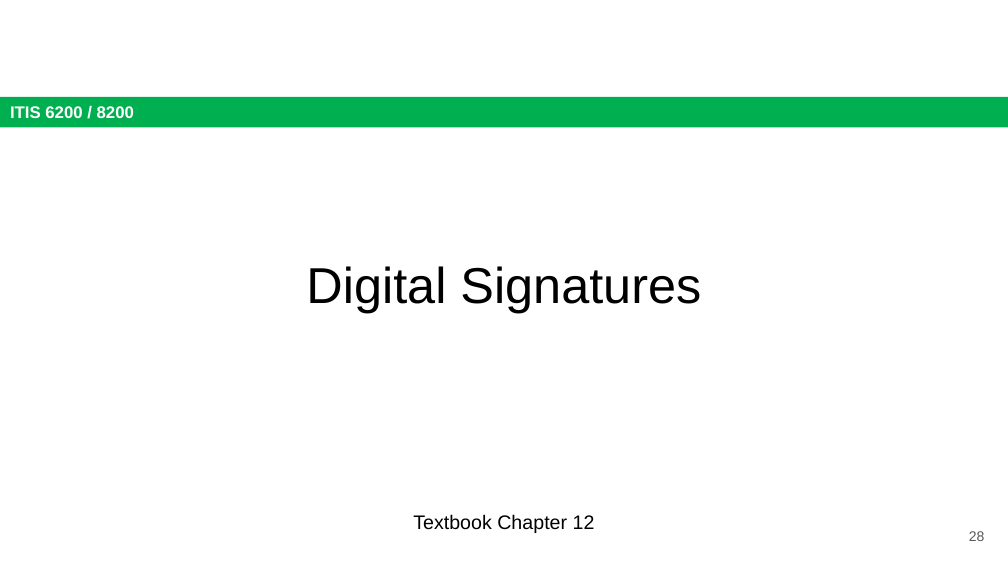
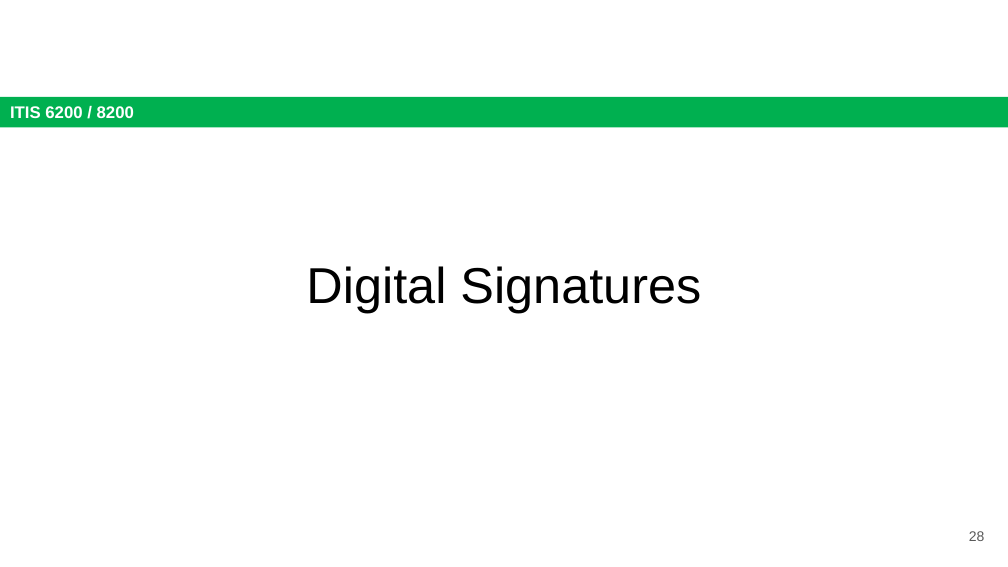
Before and after one commit to jx5c/github.io, a slide deck: slide 28 of teaching/ITIS6200/2023fa/lectures/lec06.pptx. Drawn at 1008x567 pixels with LibreOffice and Linux fonts; fonts in the diff are those of the drawing. Boxes give left, top, right and bottom in pixels: in the first picture for what was removed or moved away, otherwise in the second. Text is boxed around its words. In the diff, an @@ line names an element or a change of style, - is before the commit and + after.

```diff
--- a/teaching/ITIS6200/2023fa/lectures/lec06.pptx
+++ b/teaching/ITIS6200/2023fa/lectures/lec06.pptx
@@ text removed at [413, 514, 595, 533] @@
-Textbook Chapter 12
```
Also in this commit, not shown: 10 other slides changed.
